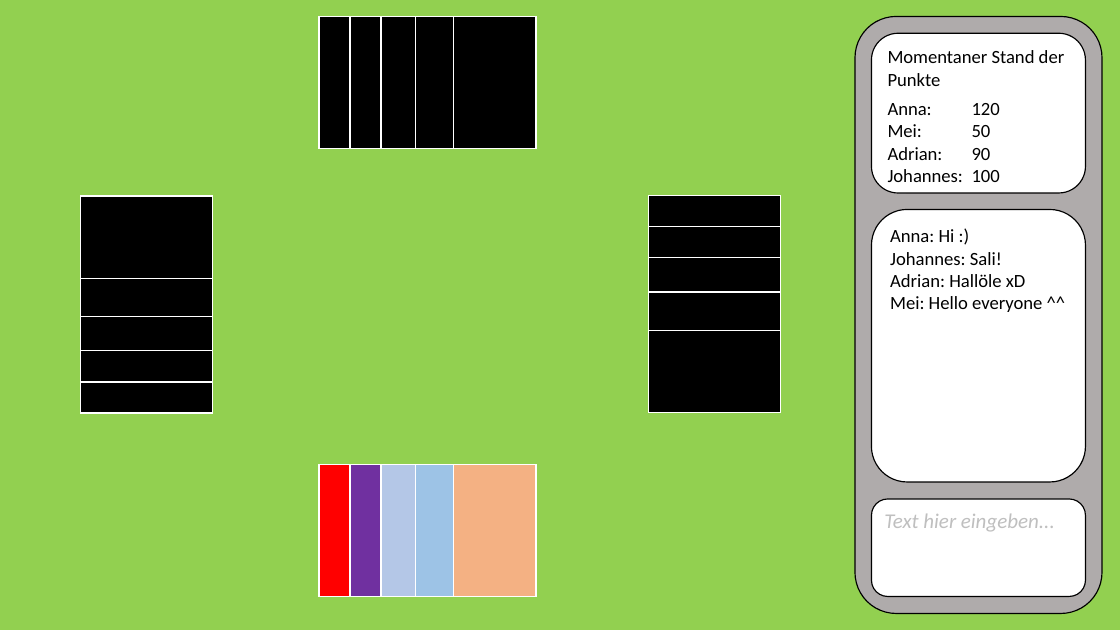
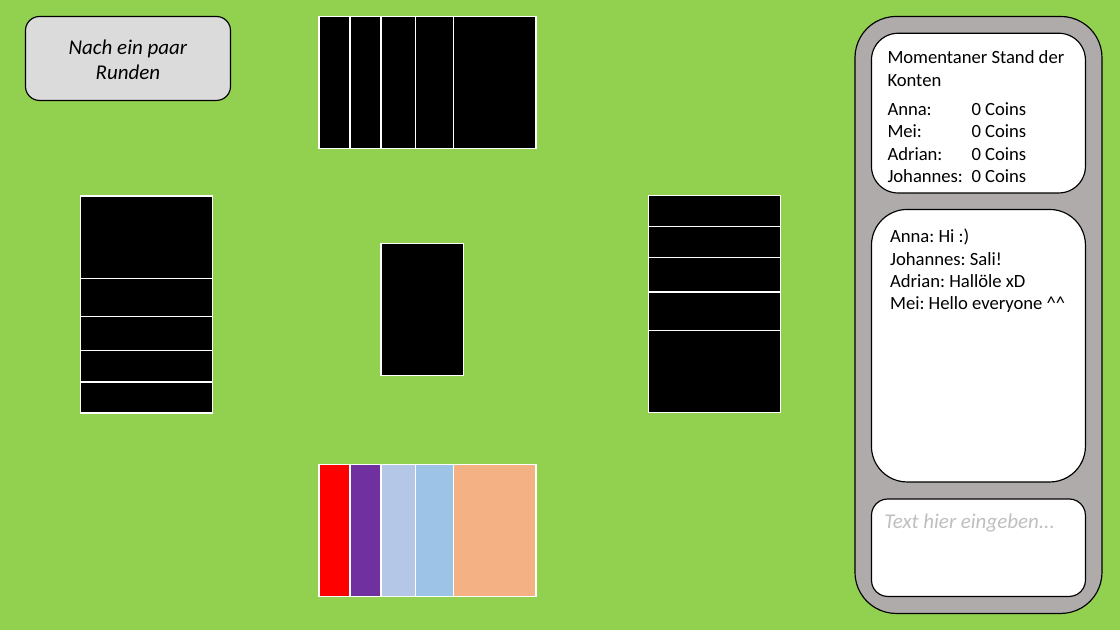
Before and after one commit to jnussbaum/TheBachelorsChaseGame, a slide deck: slide 8 of documents/Meilensteine/Meilenstein I/mockup.pptx (slide 5 before the commit). Drawn at 1120x630 pixels with LibreOffice and Linux fonts; fonts in the diff are those of the drawing. Boxes give left, top, right and bottom in pixels: in the first picture for what was removed or moved away, otherwise in the second. Text is boxed around its words. In the diff, an @@ line names an element or a change of style, - is before the commit and + after.

```diff
--- a/documents/Meilensteine/Meilenstein I/mockup.pptx
+++ b/documents/Meilensteine/Meilenstein I/mockup.pptx
@@ rounded rectangle added at [25, 17, 230, 101], fill #DBDBDB, outline #000000 1 pt, 18 pt, text #000000, italic @@
+Nach ein paar Runden
@@ text in rounded rectangle at [888, 50, 1065, 182]: text changed @@
-Momentaner Stand der Punkte
-Anna: 120
-Mei: 50
-Adrian: 90
-Johannes: 100
+Momentaner Stand der Konten
+Anna: 0 Coins
+Mei: 0 Coins
+Adrian: 0 Coins
+Johannes: 0 Coins
@@ rectangle added at [381, 244, 464, 376], fill #000000, outline #FFFFFF 1 pt @@
```
Also in this commit, not shown: 6 other slides changed, 8 slides added.
